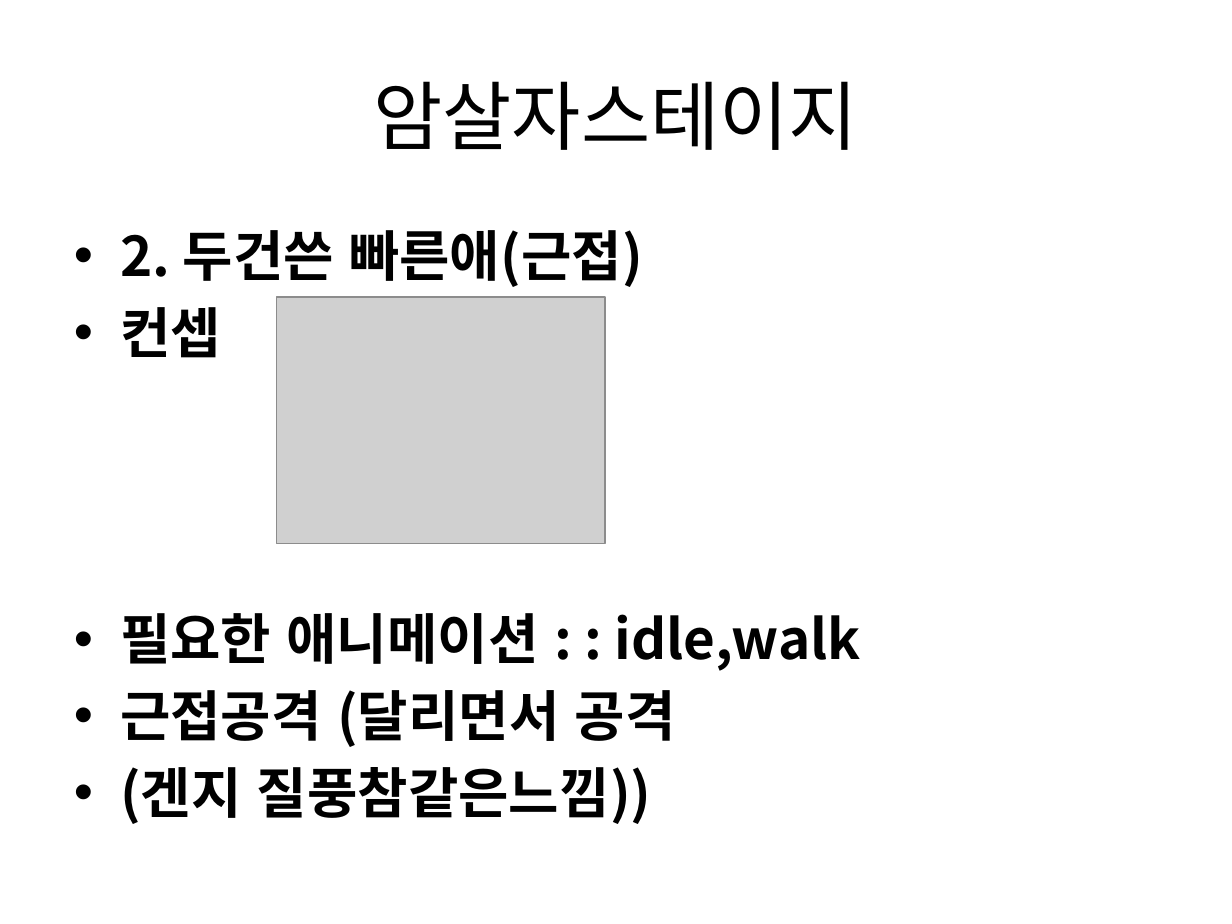
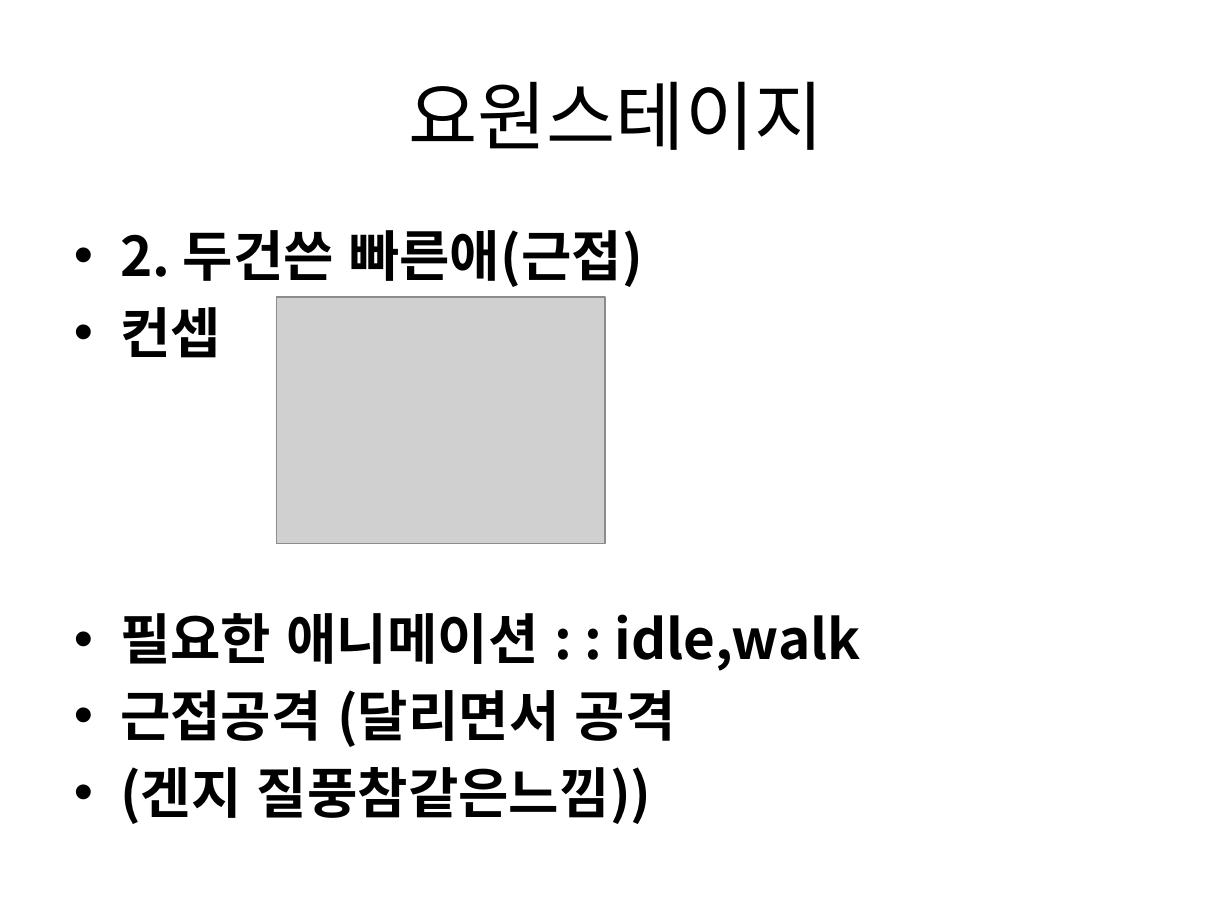
Before and after one commit to gkdlgndpdu/EscapeJail, a slide deck: slide 15 of EscapeJail/Assets/기획/스테이지1기획.pptx. Drawn at 1232x924 pixels with LibreOffice and Linux fonts; fonts in the diff are those of the drawing; grey boxes stand for pictures. Boxes give left, top, right and bottom in pixels: in the first picture for what was removed or moved away, otherwise in the second. Text is boxed around its words. In the diff, an @@ line names an element or a change of style, - is before the commit and + after.

```diff
--- a/EscapeJail/Assets/기획/스테이지1기획.pptx
+++ b/EscapeJail/Assets/기획/스테이지1기획.pptx
@@ title at box(408, 81, 824, 150): text changed @@
-암살자스테이지
+요원스테이지
```
Also in this commit, not shown: 3 other slides changed, 7 other files.
